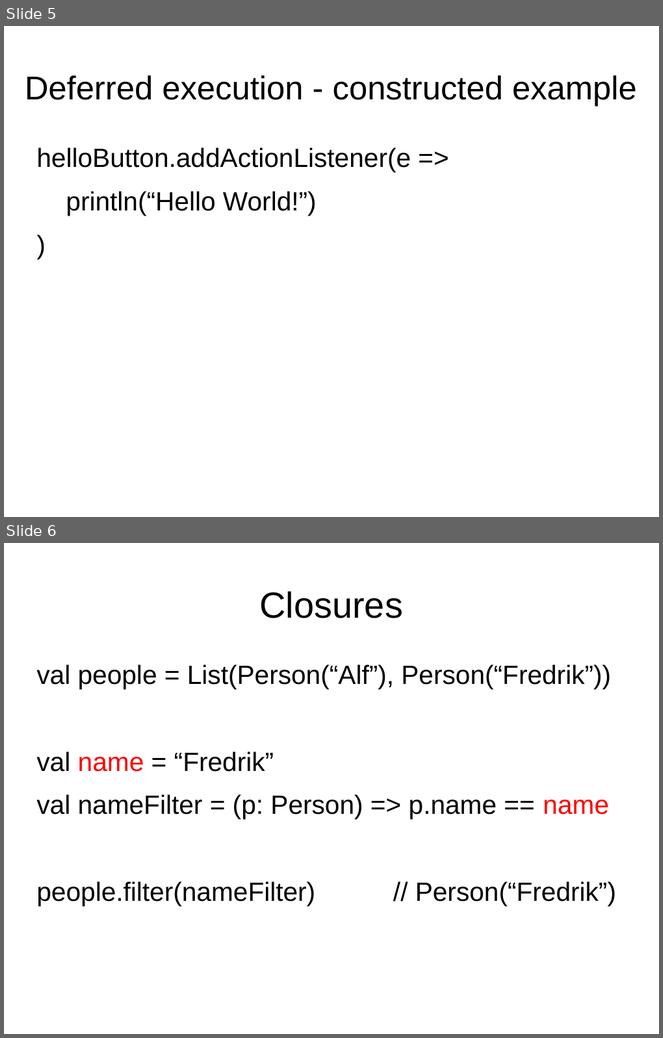
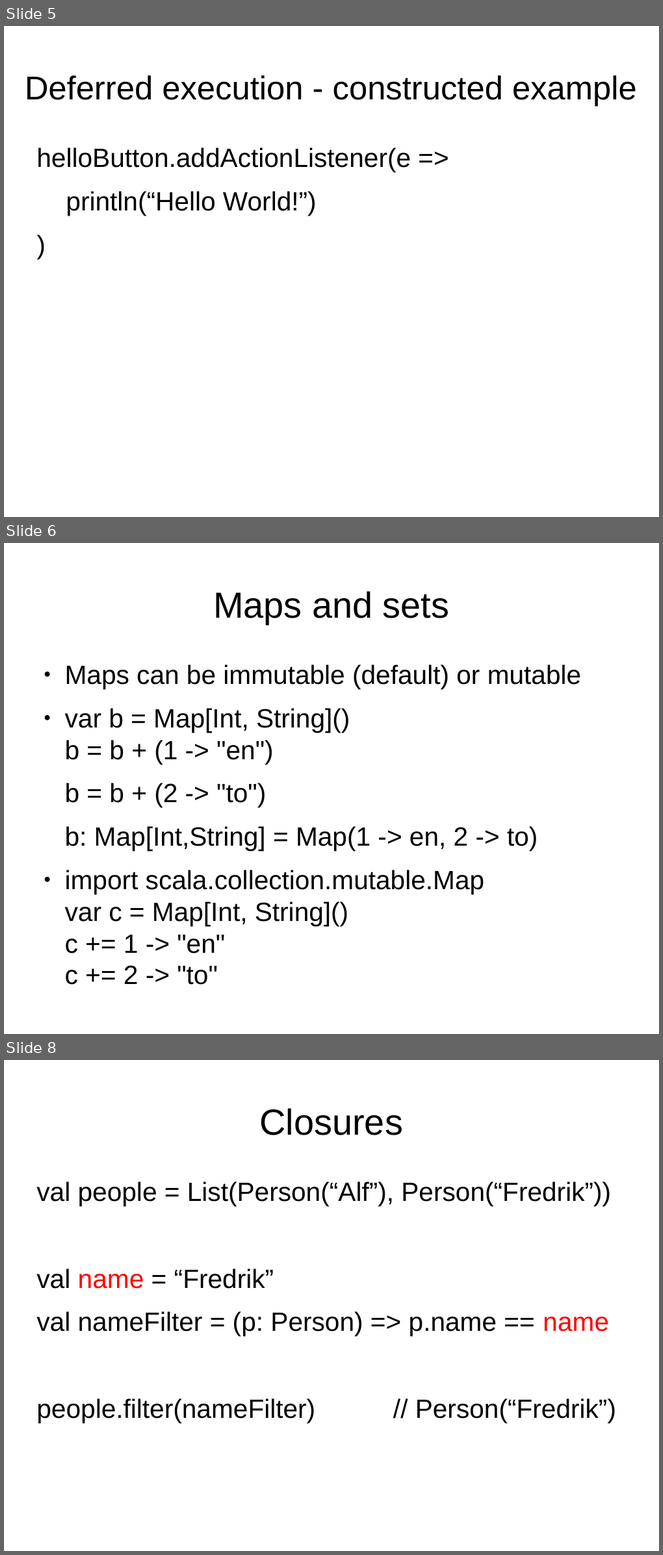
Before and after one commit to beiske/scala-training-slides, a slide deck: 1.4-first_class_functions.odp. Shown one above the other, each under a label of ours: slides 5 and 6 before the commit, slides 5, 6 and 8 after it; the slides between them are not shown. The pictures are 663x1038 and 663x1555 pixels, drawn with LibreOffice and Linux fonts; fonts in the diff are those of the drawing; background and template pictures are left out. Boxes give left, top, right and bottom in pixels: in the first picture for what was removed or moved away, otherwise in the second. Text is boxed around its words. In the diff, an @@ line names an element or a change of style, - is before the commit and + after.

```diff
--- a/1.4-first_class_functions.odp
+++ b/1.4-first_class_functions.odp
@@ slide 6 added at (x1=4, y1=543, x2=659, y2=1034), background #FFFFFF @@
@@ title added at (x1=213, y1=591, x2=449, y2=624), 44 pt, text #000000 @@
+Maps and sets
@@ text added at (x1=65, y1=665, x2=582, y2=985), 32 pt, text #000000 @@
+● Maps can be immutable (default) or mutable
+● var b = Map[Int, String]()
+  b = b + (1 -> "en")
+b = b + (2 -> "to")
+b: Map[Int,String] = Map(1 -> en, 2 -> to)
+● import scala.collection.mutable.Map
+  var c = Map[Int, String]()
+  c += 1 -> "en"
+  c += 2 -> "to"
@@ what was slide 6 is now slide 8 @@
```
Also in this commit, not shown: 1 other slide added.
